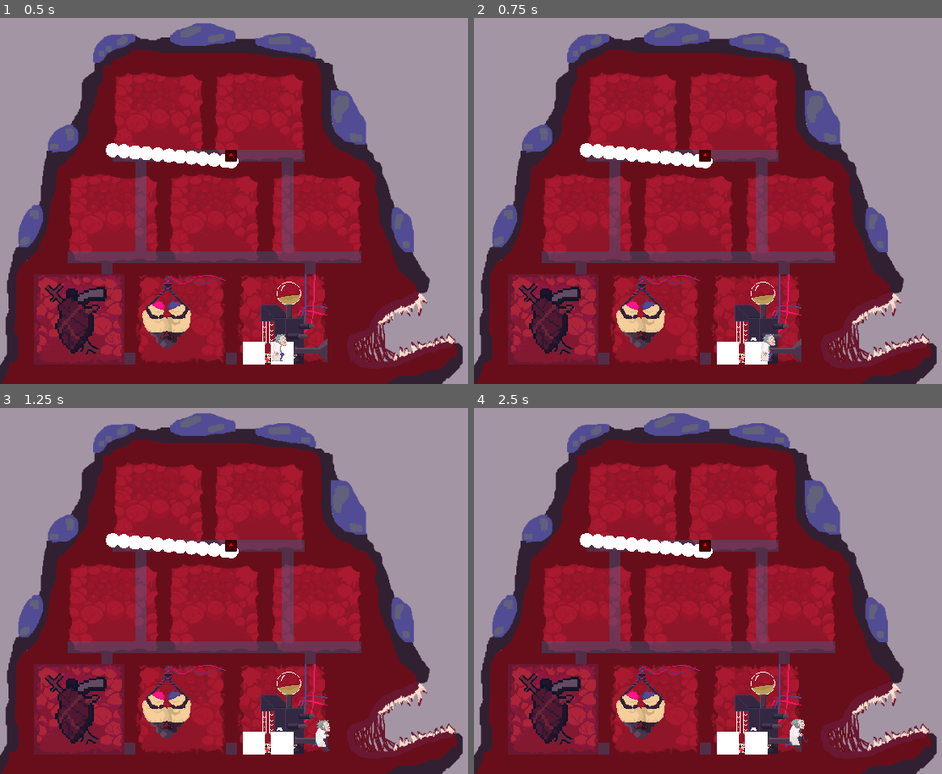
Above: before the commit, frames 1-4 (two rows, left to right).
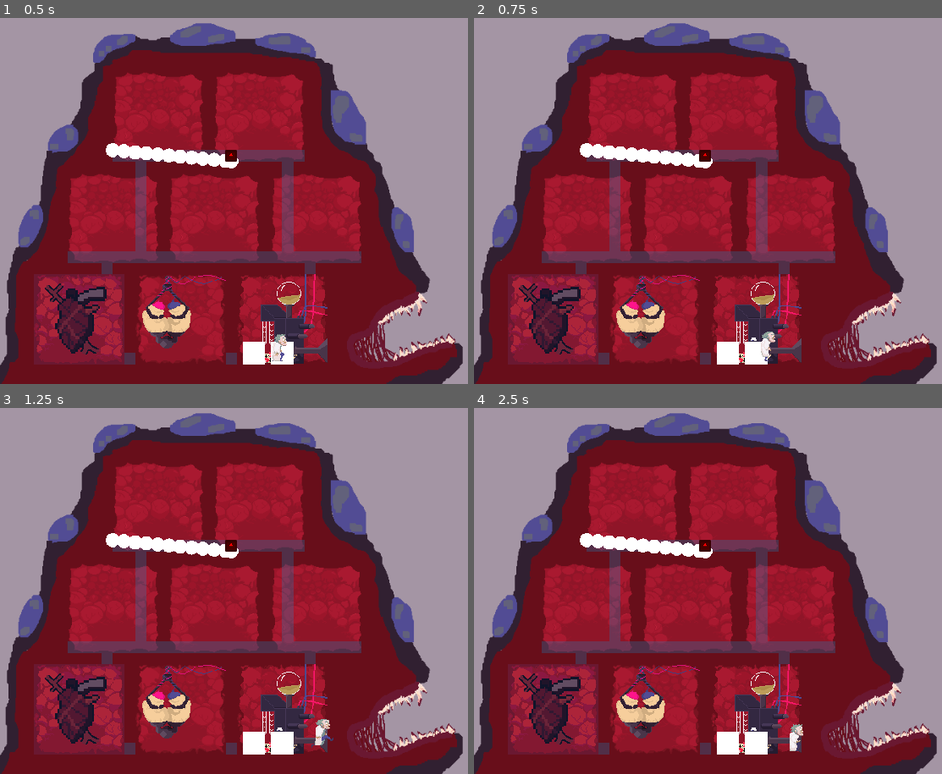
Above: after the commit, the same moments.

Repository: schnuet/ld-game-2020-4
Game: Godot game, scene res://rooms/main.tscn
Same seed, same stepped clock (60 frames per second), same inputs: the game is played once before the commit and once after it. The engine's default icon, where the game draws it, is replaced by a stand-in: a white triangle on a blue panel in a dark square.
Inputs (mouse positions are in pixels of both pictures, inside the frame that each line leads up to):
- Up to frame 1 (0.5 s): no input
- Up to frame 2 (0.75 s): tap Enter at 0.5 s; move the mouse to (outside the picture) at 0.52 s; hold D (right) from 0.53 s (still down); tap Space (trigger_action) at 0.6 s; click (outside the picture) at 0.67 s
- Up to frame 3 (1.25 s): keep holding D (right)
- Up to frame 4 (2.5 s): move the mouse to (675, 601) at 1.27 s; release D (right) at 1.28 s; hold S (down) 1.28-2.03 s; tap Space (trigger_action) at 1.35, 2, 2.1 s; move the mouse to (881, 499) at 2.02 s; hold D (right) from 2.03 s (still down)

Frame 1 is identical in both runs. In frame 2, 0.1% of the frame differs, in the area x 61-65%, y 85-94%; in frame 3, 0.1%; in frame 4, 0.2%, in the area x 66-72%, y 84-94%.

Commit message:
Speed up player-animation

Diff:
--- a/objects/Player.tscn
+++ b/objects/Player.tscn
@@ -35,6 +35,7 @@
 [node name="AnimatedSprite" type="AnimatedSprite" parent="."]
 position = Vector2( 0, 6 )
 frames = SubResource( 2 )
+speed_scale = 2.0
 
 [node name="ResourceStore" parent="." instance=ExtResource( 10 )]
 
